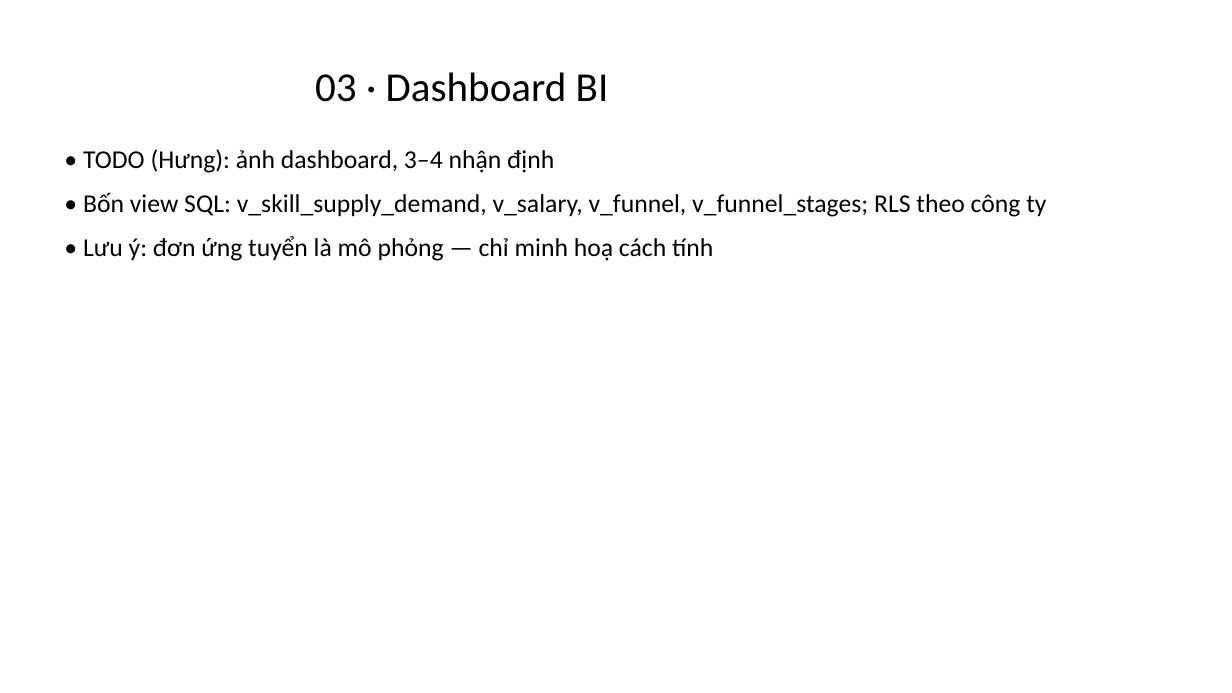
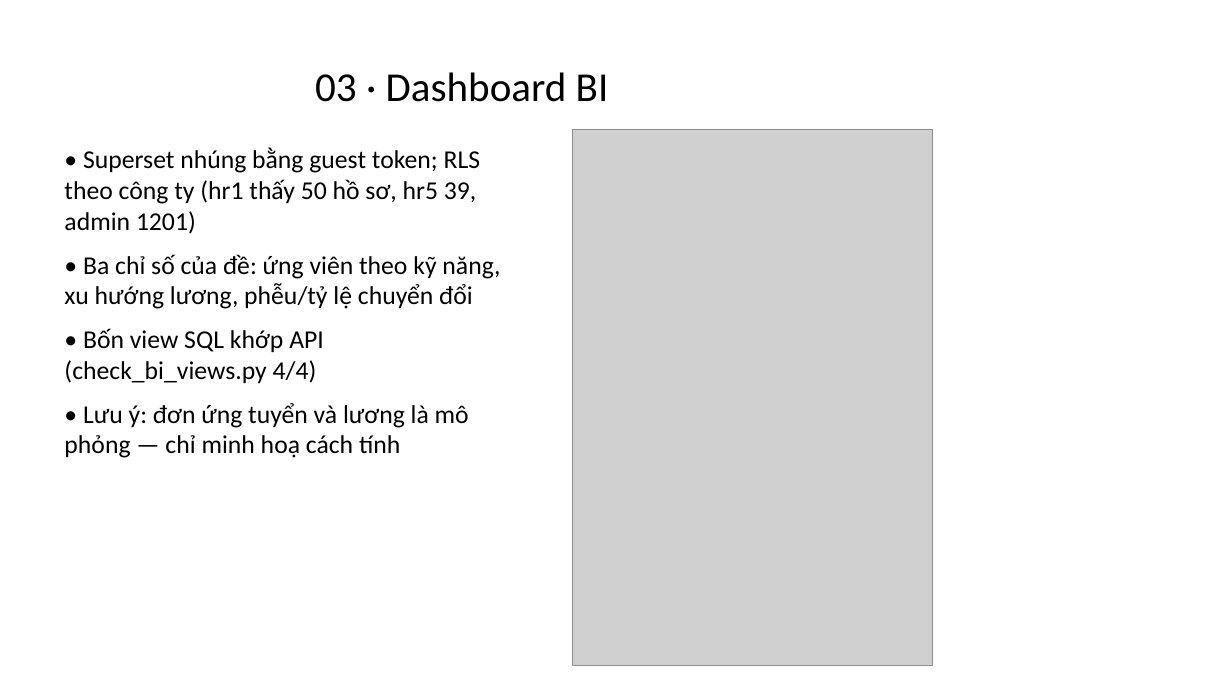
Before and after one commit to tbill111/TimKiemViecLam, a slide deck: slide 8 of docs/report/Slide_TH3.pptx. Drawn at 1232x693 pixels with LibreOffice and Linux fonts; fonts in the diff are those of the drawing; grey boxes stand for pictures. Boxes give left, top, right and bottom in pixels: in the first picture for what was removed or moved away, otherwise in the second. Text is boxed around its words. In the diff, an @@ line names an element or a change of style, - is before the commit and + after.

Commit message:
fix: cho phép M5/M6 trong match_results (migration 0007); dashboard Superset nhúng hiển thị được (role Public, khung iframe); sửa trang Phân tích CV–JD; hoàn thiện báo cáo, test case, ảnh giao diện và slide theo kết quả chạy thật

```diff
--- a/docs/report/Slide_TH3.pptx
+++ b/docs/report/Slide_TH3.pptx
@@ text at [64, 147, 500, 458]: text changed @@
-• TODO (Hưng): ảnh dashboard, 3–4 nhận định
-• Bốn view SQL: v_skill_supply_demand, v_salary, v_funnel, v_funnel_stages; RLS theo công ty
-• Lưu ý: đơn ứng tuyển là mô phỏng — chỉ minh hoạ cách tính
+• Superset nhúng bằng guest token; RLS theo công ty (hr1 thấy 50 hồ sơ, hr5 39, admin 1201)
+• Ba chỉ số của đề: ứng viên theo kỹ năng, xu hướng lương, phễu/tỷ lệ chuyển đổi
+• Bốn view SQL khớp API (check_bi_views.py 4/4)
+• Lưu ý: đơn ứng tuyển và lương là mô phỏng — chỉ minh hoạ cách tính
@@ picture added at [573, 129, 933, 665] @@
```
Also in this commit, not shown: 5 other slides changed, 29 other files.
